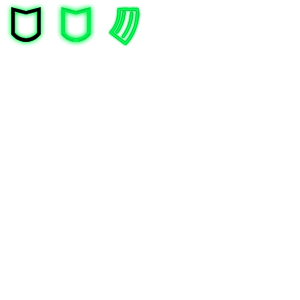
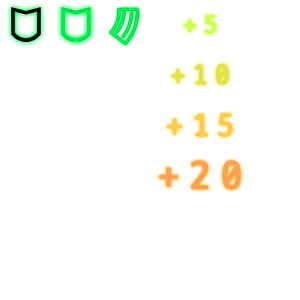
The second 300×300 image is a revision of the first. Changes to its layers:
added group "scores" with 4 layers above "shield_empty" over [159, 15, 241, 190]
added layer "+20" in group "scores" over [159, 160, 241, 190]
added layer "+15" in group "scores" over [167, 113, 233, 137]
added layer "+10" in group "scores" over [171, 64, 229, 85]
added layer "+5" in group "scores" over [183, 15, 216, 34]
